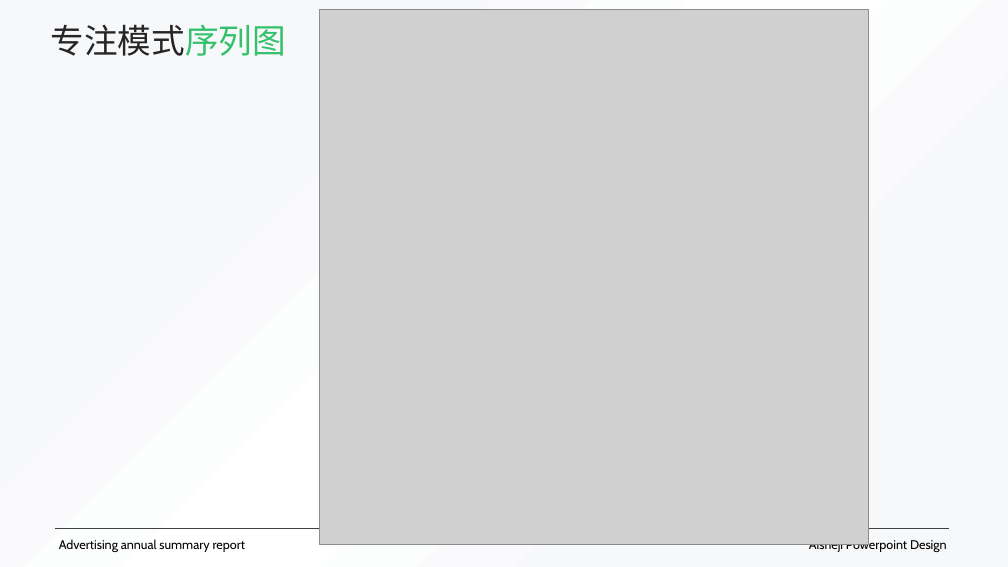
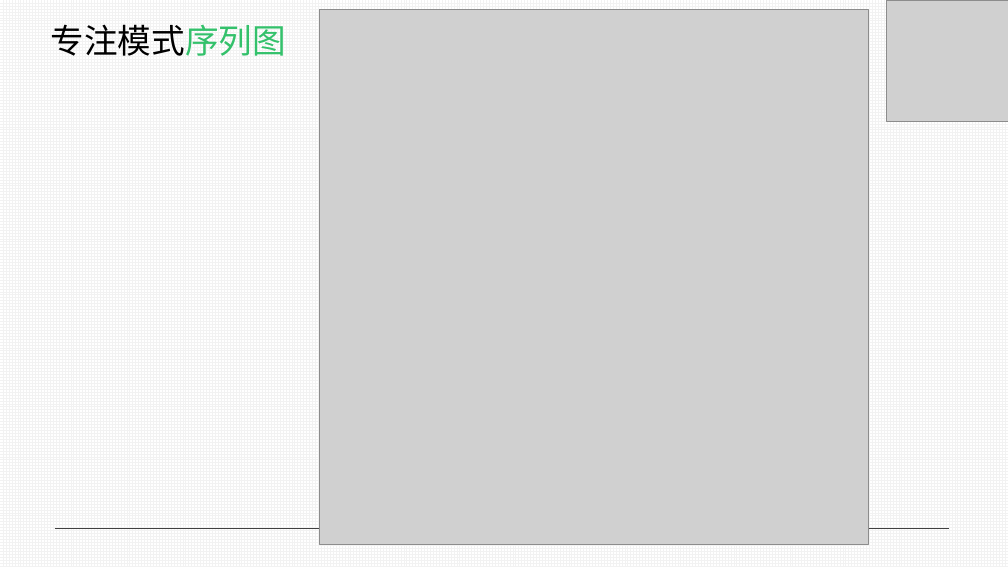
Before and after one commit to luxingzhi27/Tongji_SAD_2023_project, a slide deck: slide 23 of assignment3/期末展示.pptx (slide 18 before the commit). Drawn at 1008x567 pixels with LibreOffice and Linux fonts; fonts in the diff are those of the drawing; grey boxes stand for pictures. Boxes give left, top, right and bottom in pixels: in the first picture for what was removed or moved away, otherwise in the second. Text is boxed around its words. In the diff, an @@ line names an element or a change of style, - is before the commit and + after.

```diff
--- a/assignment3/期末展示.pptx
+++ b/assignment3/期末展示.pptx
@@ background gradient #F7F8FA to #FFFFFF to pattern #F2F2F2 on #FFFFFF @@
@@ text "专注模式序列图" at (x1=51, y1=24, x2=286, y2=56): text colour #262626 to #000000 in "专注模式序列图" @@
@@ picture added at (x1=887, y1=0, x2=1008, y2=122) @@
@@ text removed at (x1=59, y1=539, x2=246, y2=552) @@
-Advertising annual summary report
@@ text removed at (x1=809, y1=538, x2=947, y2=552) @@
-Aisheji Powerpoint Design
```
Also in this commit, not shown: 8 other slides changed, 13 slides added, 9 slides removed, 1 other file.
